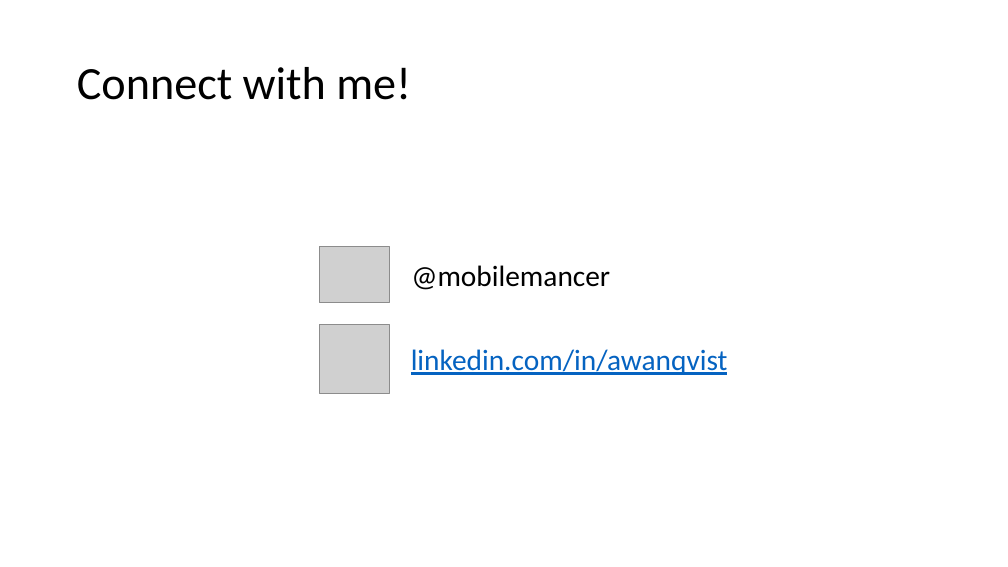
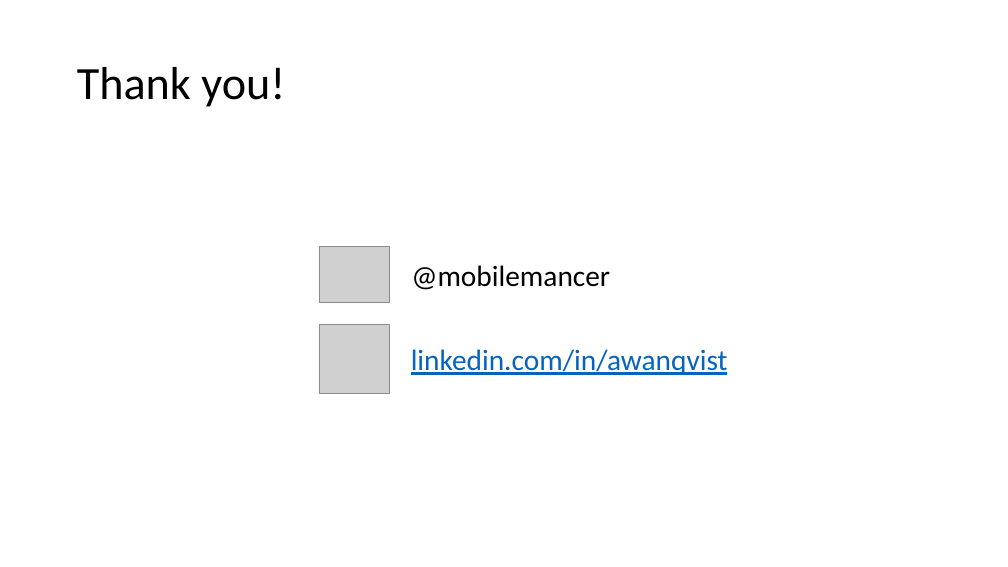
Before and after one commit to mobilemancer/aurelia2-demos, a slide deck: slide 55 of Presentations/Aurelia2 The new Hotness.pptx (slide 54 before the commit). Drawn at 1008x567 pixels with LibreOffice and Linux fonts; fonts in the diff are those of the drawing; grey boxes stand for pictures. Boxes give left, top, right and bottom in pixels: in the first picture for what was removed or moved away, otherwise in the second. Text is boxed around its words. In the diff, an @@ line names an element or a change of style, - is before the commit and + after.

```diff
--- a/Presentations/Aurelia2 The new Hotness.pptx
+++ b/Presentations/Aurelia2 The new Hotness.pptx
@@ title at [77,67,285,107]: text changed @@
-Connect with me!
+Thank you!
```
Also in this commit, not shown: 14 other slides changed, 1 slide added, 1 other file.
